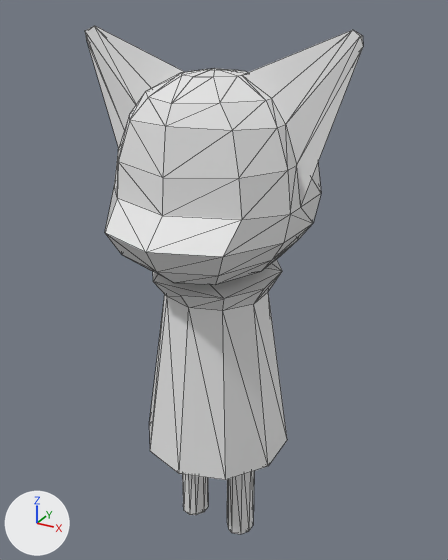
The glTF model assets/models/cat.glb: old version first, new version second.
Before and after are seen from a camera (50 mm lens) standing at (0.812, -1.429, 1.609) and looking at (0.011, 0.027, 0.881). Every picture has the same lights, and +X, +Y and +Z are marked at lower left. Mesh edges are drawn as thin lines. Where no turn or scale is listed for an object, it has been applied to the vertices. Vertices at the same position are counted once.

Names of what the first picture shows: 'CLOTH', 'HEAD', 'LEGS'.
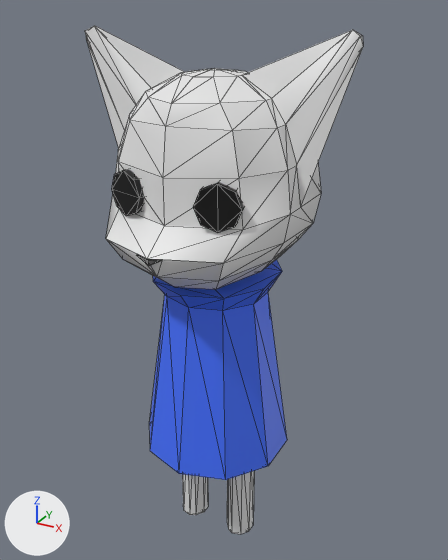
Changed parts and their boxes (x1, y1, x2, y2) in the pictures (448 x 560 px):
'HEAD', reshaped
    before: (85, 26, 363, 285)
    after: (85, 26, 363, 289)
'CLOTH', recoloured (white to blue)
    both: (149, 259, 287, 480)
'EYES', added (black)
    after: (112, 169, 244, 233)
'NOSE', added
    after: (136, 254, 162, 266)
part 1 of me_sphere, built on
    before: (105, 157, 290, 285)
    after: (106, 157, 290, 289)

The change, as a list of edits to the scene's bpy script:
```text
Add mat_headmaterial:
    mat_headmaterial = principled_material('HeadMaterial')
    mat_headmaterial.base_color = (0.8, 0.8, 0.8)  # white #e7e7e7
Add mat_clothmaterial:
    mat_clothmaterial = principled_material('ClothMaterial')
    mat_clothmaterial.base_color = (0.0587, 0.166, 1.0)  # blue #4571ff
Add mat_nosematerial:
    mat_nosematerial = principled_material('NoseMaterial')
    mat_nosematerial.base_color = (0.0, 0.0, 0.0)  # black #000000
Add mat_eyesmaterial:
    mat_eyesmaterial = principled_material('EyesMaterial')
    mat_eyesmaterial.base_color = (0.0, 0.0, 0.0)  # black #000000
Change me_sphere:
    used by ob_head; location = (0.0, 0.0, 1.176)
    remove me_sphere.from_pydata(...)  # 120 vertices, 228 faces; spans x -0.384..0.384, y -0.33..0.28, z -0.257..0.388
    add me_sphere.from_pydata(...)  # 129 vertices, 234 faces; spans x -0.384..0.384, y -0.335..0.28, z -0.257..0.388
    me_sphere part 1
    2 vertices are removed from x 0.0, y -0.33..-0.294, z -0.153..-0.09
    10 faces are deleted
    5 vertices in x -0.143..0.143, y -0.242..-0.18, z -0.211..-0.153 move by (0.0, 0.003, -0.014)
    5 vertices move from x -0.181..0.181, y -0.269..-0.197, z -0.09..-0.02 to x -0.181..0.181, y -0.267..-0.191, z -0.107..-0.047
    11 vertices are added at x -0.036..0.036, y -0.335..-0.291, z -0.167..-0.107
    16 new faces join them
    add me_sphere.materials.append(mat_headmaterial)  # white #e7e7e7
Change me_cylinder:
    where me_cylinder.from_pydata(...)  # 30 vertices, 56 faces; spans x -0.216..0.216, y -0.227..0.227, z -0.239..0.344
    add me_cylinder.materials.append(mat_clothmaterial)  # blue #4571ff
Add me_sphere_002:
    me_sphere_002.from_pydata([(0.0, -0.3283, -0.1075), (0.0362, -0.3153, -0.1075), (-0.0359, -0.3154, -0.1075), (0.0, -0.3157, -0.1276), (0.0, -0.3157, -0.1276), (0.0, -0.3345, -0.1075), (0.0, -0.3219, -0.1276), (0.0, -0.3219, -0.1276), (0.0362, -0.3216, -0.1075), (-0.0359, -0.3217, -0.1075)], [], [(4, 1, 8), (4, 8, 7), (0, 2, 9), (0, 9, 5), (9, 6, 5), (7, 8, 5), (1, 0, 5), (1, 5, 8), (2, 3, 6), (2, 6, 9)])
    me_sphere_002.materials.append(mat_nosematerial)  # black #000000
Add me_cylinder_002:
    me_cylinder_002.from_pydata(...)  # 32 vertices, 56 faces; spans x -0.188..0.188, y -0.243..-0.176, z 1.124..1.241
    me_cylinder_002.materials.append(mat_eyesmaterial)  # black #000000
Add ob_nose:
    ob_nose = bpy.data.objects.new('NOSE', me_sphere_002)
    ob_nose.location = (0.0, 0.0, 1.176)
Add ob_eyes:
    ob_eyes = bpy.data.objects.new('EYES', me_cylinder_002)
    ob_eyes.location = (0.0, 0.0, 0.0)
```
